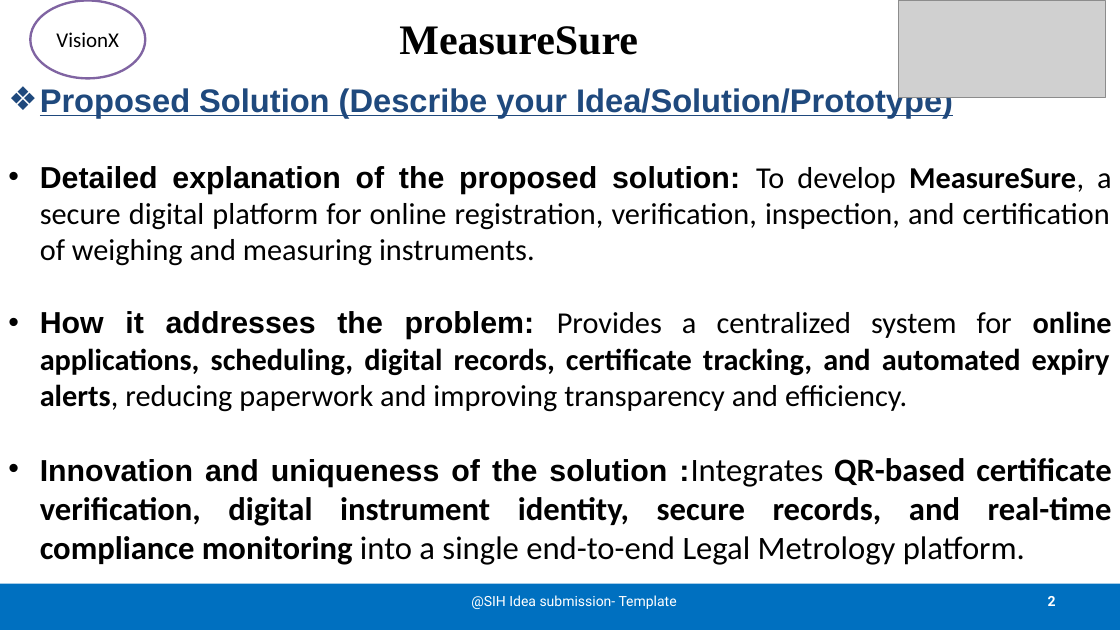
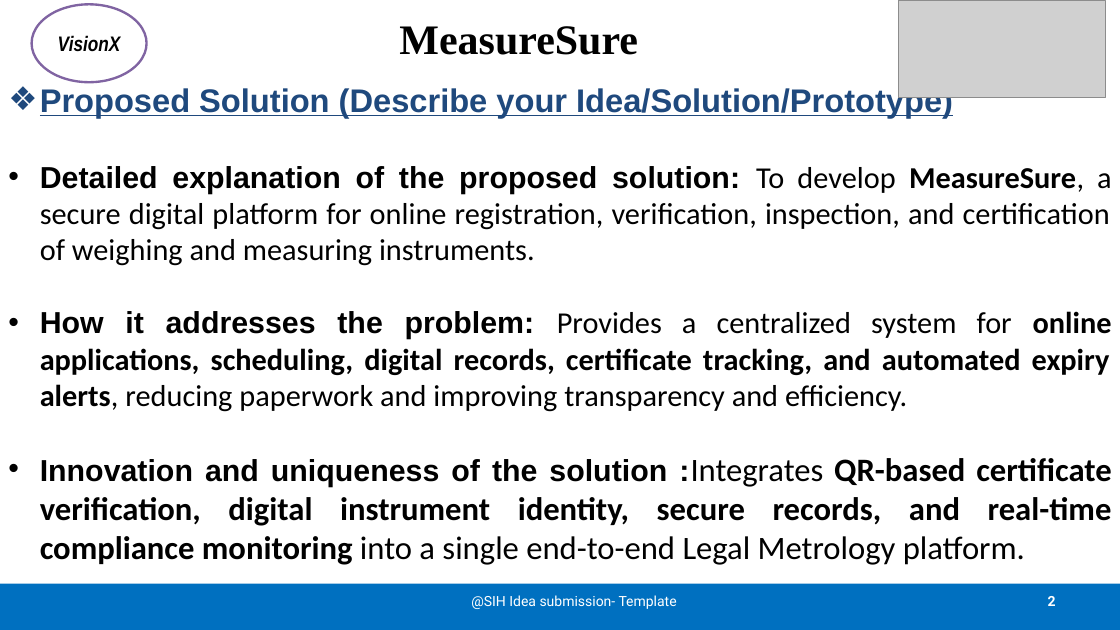
Before and after one commit to Sri-Ram143/SIH-2K26, a slide deck: slide 2 of SIH26036-PPT.pptx. Drawn at 1120x630 pixels with LibreOffice and Linux fonts; fonts in the diff are those of the drawing; grey boxes stand for pictures. Boxes give left, top, right and bottom in pixels: in the first picture for what was removed or moved away, otherwise in the second. Text is boxed around its words. In the diff, an @@ line names an element or a change of style, - is before the commit and + after.

```diff
--- a/SIH26036-PPT.pptx
+++ b/SIH26036-PPT.pptx
@@ ellipse "VisionX" at box(32, 4, 147, 82): font Calibri to Arial Narrow, bold on, italic on @@
```
Also in this commit, not shown: 4 other slides changed, 1 slide removed.
